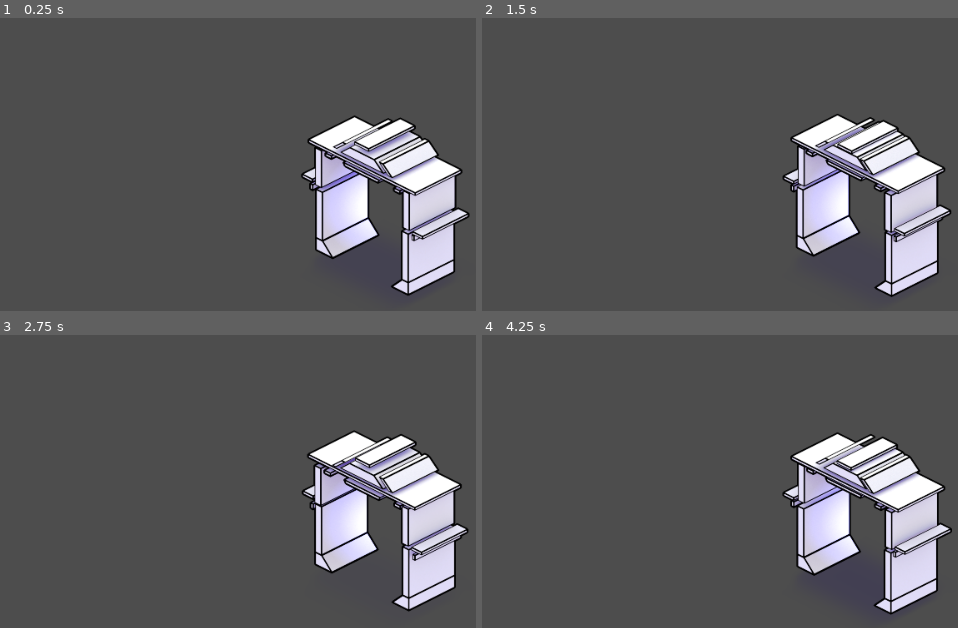
Above: before the commit, frames 1-4 (two rows, left to right).
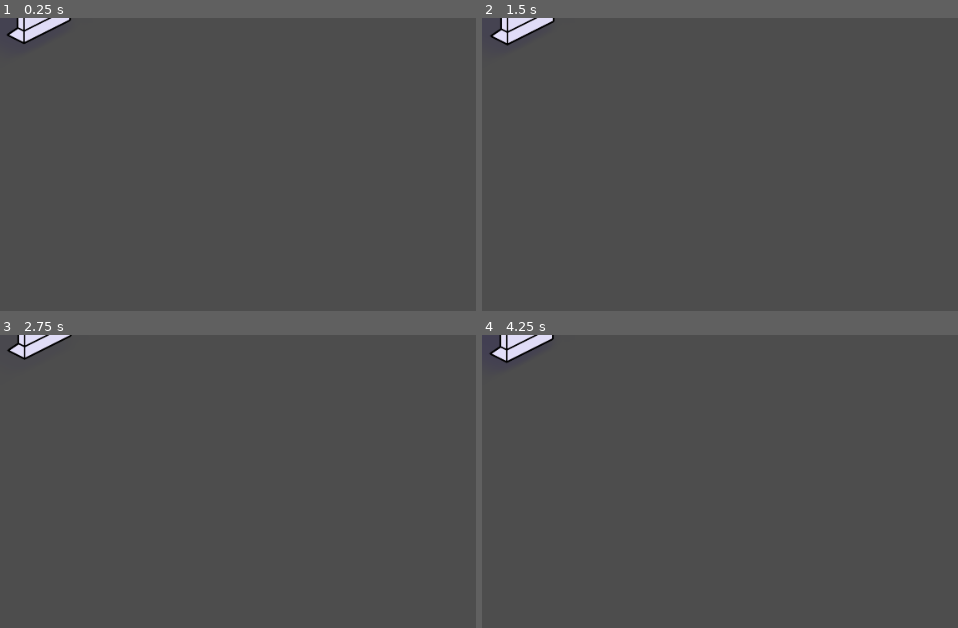
Above: after the commit, the same moments.

Repository: DomestiqueBaston/ERRORE_404_SPRINT_NON_TROVATO
Game: Godot game, scene res://SCENE_AND_SCRIPT/Door.tscn
Two runs of this game, one before a commit and one after it. Both use one fixed random seed, a clock stepped at 60 frames per second and the inputs below. The project has no main scene, so this scene is started directly.
Inputs:
- Up to frame 1 (0.25 s): no input
- Up to frame 2 (1.5 s): hold Right (ui_right) 0.53-1.28 s; hold Down (ui_down) from 1.28 s (still down)
- Up to frame 3 (2.75 s): release Down (ui_down) at 2.03 s; hold Right (ui_right) from 2.03 s (still down)
- Up to frame 4 (4.25 s): release Right (ui_right) at 2.78 s; hold Up (ui_up) 2.78-3.53 s; hold Left (ui_left) from 3.53 s (still down)

The runs differ from the first frame. In frame 1, 13% of the frame differs, in the area x 1-99%, y 0-95%; in frame 2, 13%; in frame 3, 13%; in frame 4, 13%, in the area x 1-99%, y 0-96%.

Commit message:
Update Door.tscn

Diff:
--- a/SCENE_AND_SCRIPT/Door.tscn
+++ b/SCENE_AND_SCRIPT/Door.tscn
@@ -11,7 +11,7 @@
 [sub_resource type="ShaderMaterial" id="ShaderMaterial_jbtw0"]
 shader = ExtResource("1_gjufk")
 shader_parameter/shake_enabled = false
-shader_parameter/shake_power = 0.00029999999240999995
+shader_parameter/shake_power = 0.00029999999240999
 shader_parameter/shake_speed = 100.0
 shader_parameter/shake_block_size = 25.0
 shader_parameter/shake_color_rate = 0.00059999998482
@@ -33,7 +33,7 @@
 [sub_resource type="ShaderMaterial" id="ShaderMaterial_ecpiw"]
 shader = ExtResource("1_gjufk")
 shader_parameter/shake_enabled = false
-shader_parameter/shake_power = 0.00029999999240999995
+shader_parameter/shake_power = 0.00029999999240999
 shader_parameter/shake_speed = 100.0
 shader_parameter/shake_block_size = 25.0
 shader_parameter/shake_color_rate = 0.00059999998482
@@ -226,49 +226,6 @@
 &"RESET": SubResource("Animation_pl358")
 }
 
-[sub_resource type="Animation" id="Animation_mhnl0"]
-resource_name = "Light_On"
-length = 0.16667001
-tracks/0/type = "value"
-tracks/0/imported = false
-tracks/0/enabled = true
-tracks/0/path = NodePath("Door_Light:enabled")
-tracks/0/interp = 1
-tracks/0/loop_wrap = true
-tracks/0/keys = {
-"times": PackedFloat32Array(0, 0.033333335, 0.06666667, 0.10000001, 0.13333334, 0.16666667),
-"transitions": PackedFloat32Array(1, 1, 1, 1, 1, 1),
-"update": 1,
-"values": [false, true, false, true, false, true]
-}
-
-[sub_resource type="Animation" id="Animation_3dh1m"]
-length = 0.001
-tracks/0/type = "value"
-tracks/0/imported = false
-tracks/0/enabled = true
-tracks/0/path = NodePath("Door_Light:enabled")
-tracks/0/interp = 1
-tracks/0/loop_wrap = true
-tracks/0/keys = {
-"times": PackedFloat32Array(0),
-"transitions": PackedFloat32Array(1),
-"update": 1,
-"values": [true]
-}
-tracks/1/type = "value"
-tracks/1/imported = false
-tracks/1/enabled = true
-tracks/1/path = NodePath("Door_Light:position")
-tracks/1/interp = 1
-tracks/1/loop_wrap = true
-tracks/1/keys = {
-"times": PackedFloat32Array(0),
-"transitions": PackedFloat32Array(1),
-"update": 0,
-"values": [Vector2(-14, -78)]
-}
-
 [sub_resource type="Animation" id="Animation_vs4ot"]
 resource_name = "Floating_Light"
 length = 2.66667
@@ -284,6 +241,49 @@
 "transitions": PackedFloat32Array(1, 1, 1, 1, 1),
 "update": 0,
 "values": [Vector2(-12, -78), Vector2(-6, -85), Vector2(0, -78), Vector2(-6, -71), Vector2(-12, -78)]
+}
+
+[sub_resource type="Animation" id="Animation_mhnl0"]
+resource_name = "Light_On"
+length = 0.16667001
+tracks/0/type = "value"
+tracks/0/imported = false
+tracks/0/enabled = true
+tracks/0/path = NodePath("Door_Light:enabled")
+tracks/0/interp = 1
+tracks/0/loop_wrap = true
+tracks/0/keys = {
+"times": PackedFloat32Array(0, 0.033333335, 0.06666667, 0.10000001, 0.13333334, 0.16666667),
+"transitions": PackedFloat32Array(1, 1, 1, 1, 1, 1),
+"update": 1,
+"values": [false, true, false, true, false, true]
+}
+
+[sub_resource type="Animation" id="Animation_3dh1m"]
+length = 0.001
+tracks/0/type = "value"
+tracks/0/imported = false
+tracks/0/enabled = true
+tracks/0/path = NodePath("Door_Light:enabled")
+tracks/0/interp = 1
+tracks/0/loop_wrap = true
+tracks/0/keys = {
+"times": PackedFloat32Array(0),
+"transitions": PackedFloat32Array(1),
+"update": 1,
+"values": [true]
+}
+tracks/1/type = "value"
+tracks/1/imported = false
+tracks/1/enabled = true
+tracks/1/path = NodePath("Door_Light:position")
+tracks/1/interp = 1
+tracks/1/loop_wrap = true
+tracks/1/keys = {
+"times": PackedFloat32Array(0),
+"transitions": PackedFloat32Array(1),
+"update": 0,
+"values": [Vector2(-14, -78)]
 }
 
 [sub_resource type="AnimationLibrary" id="AnimationLibrary_wpkfy"]
@@ -294,7 +294,6 @@
 }
 
 [node name="Door" type="Node2D"]
-position = Vector2(461, 302)
 script = ExtResource("1_ecpiw")
 
 [node name="Door_Shadow" type="Sprite2D" parent="."]
